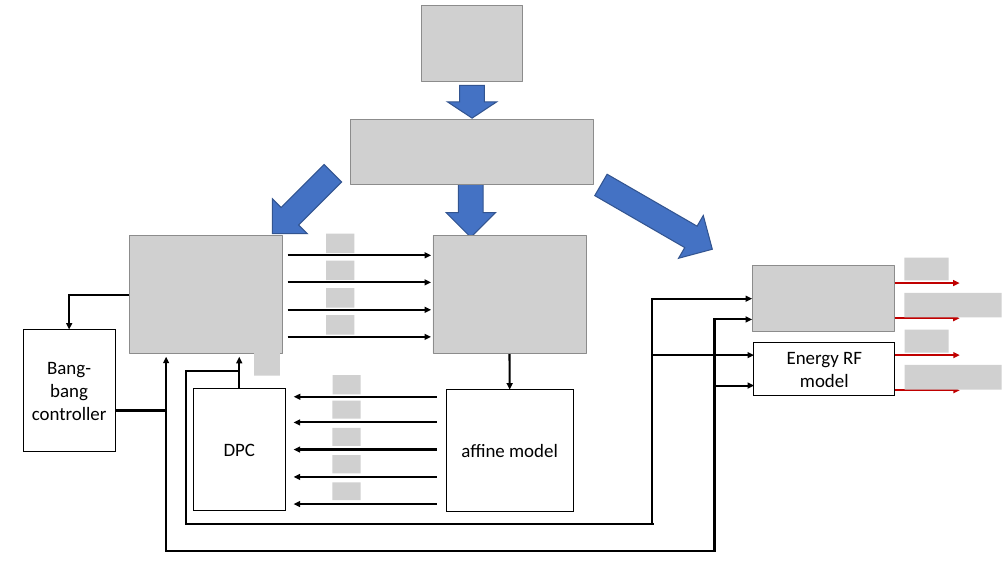
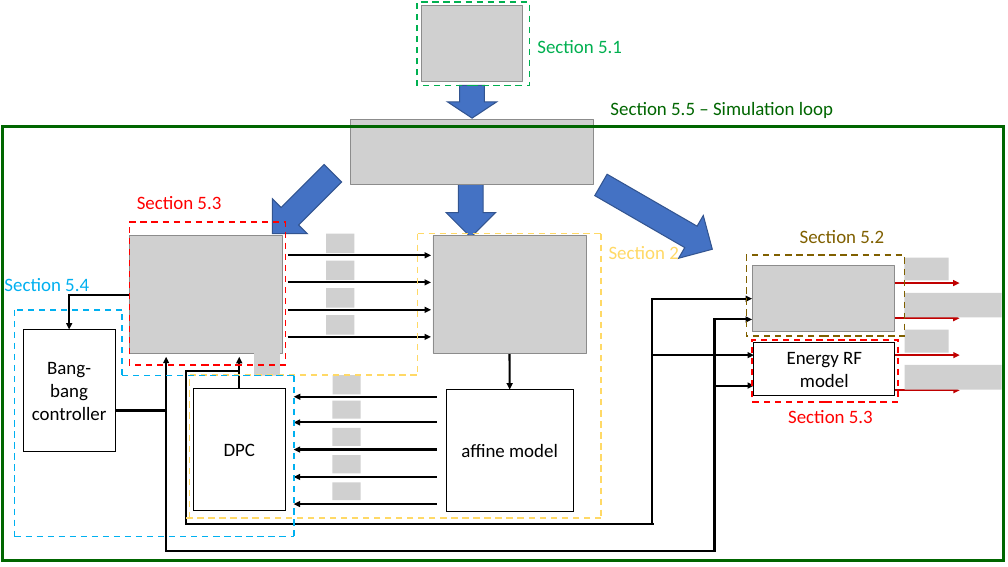
Before and after one commit to mlab-upenn/DPC-AppliedEnergy, a slide deck: slide 1 of paper/Images/scheme.pptx. Drawn at 1008x567 pixels with LibreOffice and Linux fonts; fonts in the diff are those of the drawing; grey boxes stand for pictures. Boxes give left, top, right and bottom in pixels: in the first picture for what was removed or moved away, otherwise in the second. Text is boxed around its words. In the diff, an @@ line names an element or a change of style, - is before the commit and + after.

Commit message:
completed section 5 and fixed figures problems

```diff
--- a/paper/Images/scheme.pptx
+++ b/paper/Images/scheme.pptx
@@ rectangle added at bbox=[417, 2, 529, 85], outline #00B050 1.5 pt dashed @@
@@ text added at bbox=[537, 40, 622, 53], 18 pt, text #00B050 @@
+Section 5.1
@@ text added at bbox=[610, 102, 833, 118], 18 pt, text #006600 @@
+Section 5.5 – Simulation loop
@@ rectangle added at bbox=[3, 126, 1004, 560], outline #006600 2.75 pt @@
@@ text added at bbox=[137, 196, 221, 209], 18 pt, text #FF0000 @@
+Section 5.3
@@ rectangle added at bbox=[129, 222, 285, 365], outline #FF0000 1.5 pt dashed @@
@@ group added at bbox=[184, 234, 601, 518]: 6 lines @@
@@ text added at bbox=[800, 230, 884, 243], 18 pt, text #806000 @@
+Section 5.2
@@ text added at bbox=[609, 244, 679, 259], 18 pt, text #FFD966 @@
+Section 2
@@ rectangle added at bbox=[746, 256, 904, 337], outline #806000 1.5 pt dashed @@
@@ text added at bbox=[4, 278, 89, 297], 18 pt, text #00B0F0 @@
+Section 5.4
@@ rectangle added at bbox=[752, 340, 898, 402], outline #FF0000 1.5 pt dashed @@
@@ group added at bbox=[14, 310, 294, 537]: 6 lines @@
@@ text added at bbox=[788, 410, 873, 423], 18 pt, text #FF0000 @@
+Section 5.3
```
Also in this commit, not shown: 49 other files.
